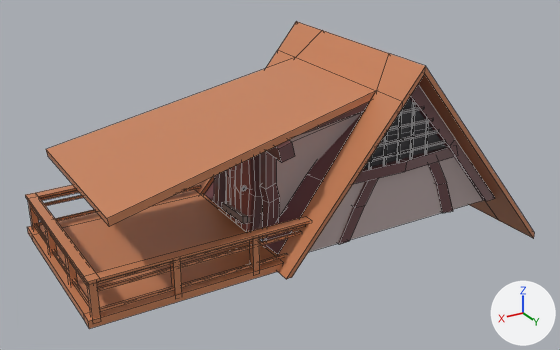
Before and after pictures for a commit that changed the FBX model Assets/Assets/Mountain/Mountain_Roof_Large.fbx.
Rendered twice from a 50 mm lens placed at (2.3, 3.1, 3.1), pointed at (0.0, -0.73, 1.19). The lights are fixed; the arrows at lower right show +X, +Y and +Z. Mesh edges are drawn as thin lines. Where no turn or scale is listed for an object, it has been applied to the vertices.

The older version as bpy lines, for what is in view:
```python
me_cube_025 = bpy.data.meshes.new('Cube.025')
me_cube_025.from_pydata(...)  # 746 vertices, 610 faces; spans x -1.16..1.9, y -0.65..0.7, z -0.2..1.17
me_cube_025.materials.append(mat_material)  # picture img_color_paletteld49_png
ob_mountain_roof_small_001 = bpy.data.objects.new('Mountain_Roof_Small.001', me_cube_025)
ob_mountain_roof_small_001.location = (-0.463, -0.749, 0.802)
```
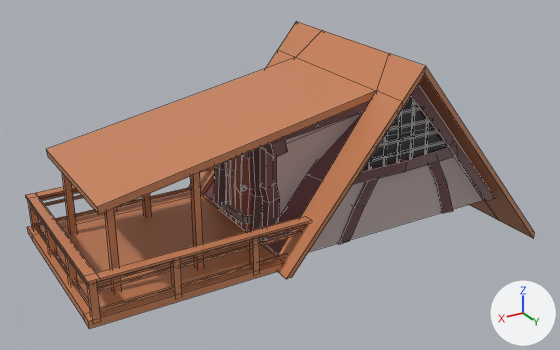
Commit message: Fixed mountain assets

Location of each change, [x1, y1, x2, y2] in pixels of the pictures (560 x 350 px; the box of a moved part takes in the faces that stretch with it):
part 1 of me_cube_025, added
    after: [142, 194, 152, 216]
part 2 of me_cube_025, added (brown)
    after: [62, 173, 77, 235]
part 3 of me_cube_025, added (brown)
    after: [105, 209, 122, 292]
part 4 of me_cube_025, added (brown)
    after: [190, 173, 204, 268]
part 5 of me_cube_025, moved or reshaped
    before: [267, 140, 295, 163]
    after: [261, 137, 288, 158]
part 6 of me_cube_025, moved or reshaped
    before: [46, 57, 376, 226]
    after: [46, 57, 376, 215]

The change, as a list of edits to the scene's bpy script:
```text
Change me_cube_025:
    used by ob_mountain_roof_small_001; location = (-0.463, -0.749, 0.802)
    remove me_cube_025.from_pydata(...)  # 746 vertices, 610 faces; spans x -1.16..1.9, y -0.65..0.7, z -0.2..1.17
    add me_cube_025.from_pydata(...)  # 776 vertices, 634 faces; spans x -1.16..1.9, y -0.65..0.7, z -0.2..1.17
    me_cube_025 part 1: a new loose piece, a box spanning x 1.184..1.223, y -0.384..-0.345, z 0.101..0.741, in mat_material (picture img_color_paletteld49_png)
    me_cube_025 part 2: a new loose piece, a box spanning x 1.662..1.701, y -0.384..-0.345, z 0.101..0.652, in mat_material (picture img_color_paletteld49_png)
    me_cube_025 part 3: a new loose piece, a box spanning x 1.662..1.701, y 0.37..0.409, z 0.101..0.652, in mat_material (picture img_color_paletteld49_png)
    me_cube_025 part 4: a new loose piece, a box spanning x 1.184..1.223, y 0.37..0.409, z 0.101..0.741, in mat_material (picture img_color_paletteld49_png)
    me_cube_025 part 5: 4 vertices moved from x 0.68..0.79, y 0.55, z 0.72..0.82 to x 0.68..0.79, y 0.47, z 0.72..0.82
    me_cube_025 part 6: 2 vertices moved from x 1.76, y 0.61, z 0.62..0.66 to x 1.76, y 0.46, z 0.62..0.66
```
